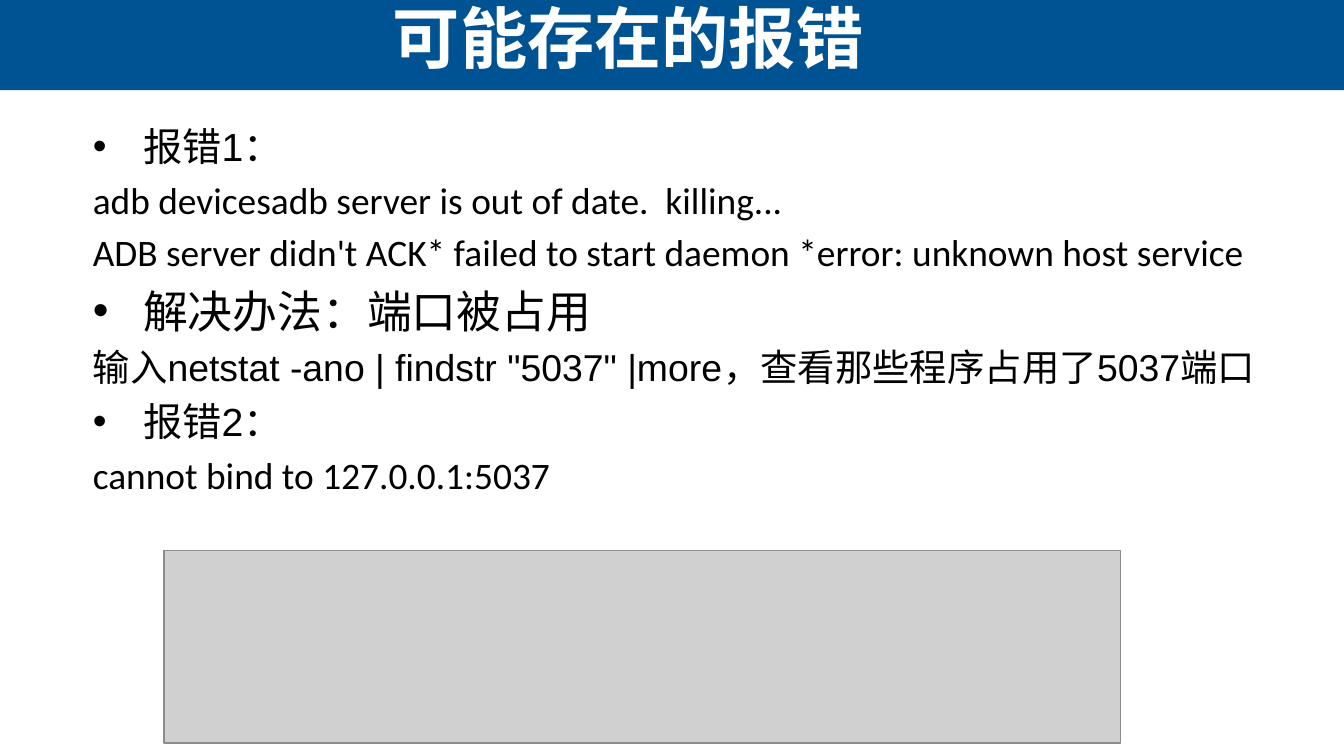
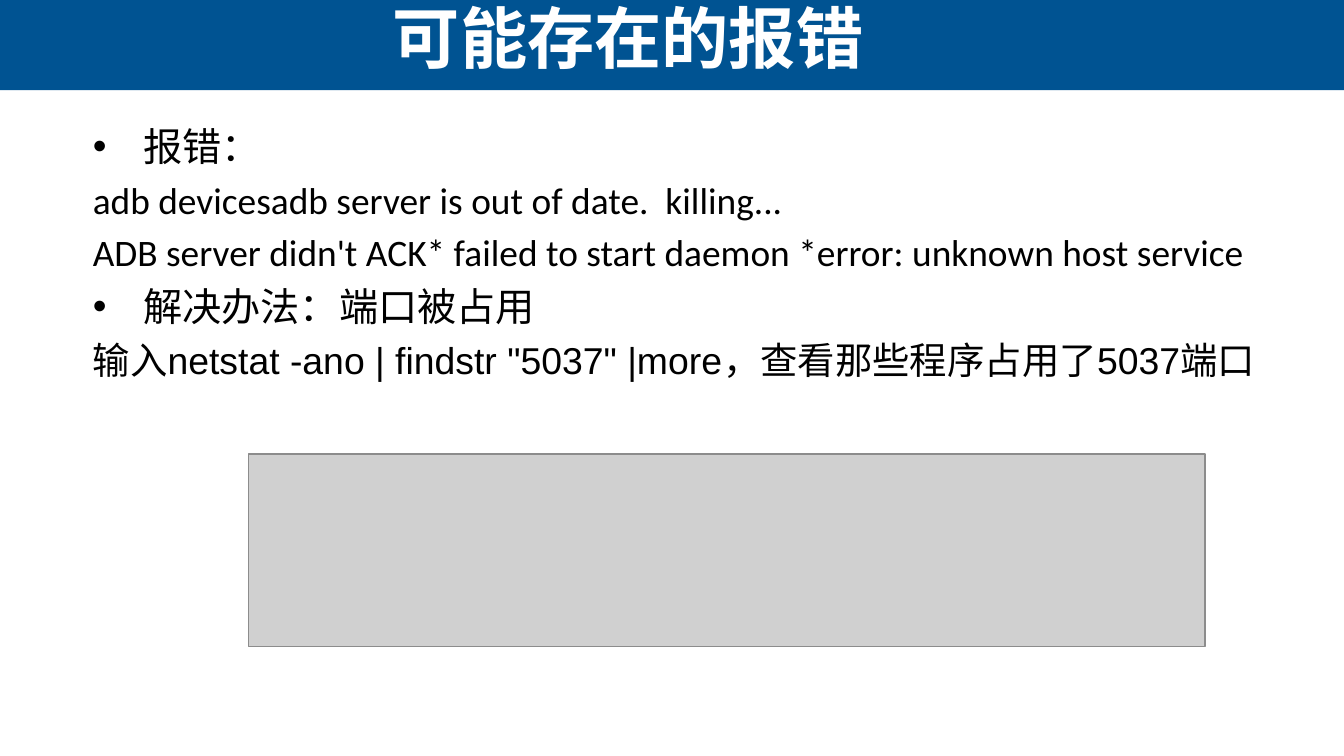
Before and after one commit to lihuanzhen2016/app-testing, a slide deck: slide 9 of PPT/03 ADB命令.pptx. Drawn at 1344x756 pixels with LibreOffice and Linux fonts; fonts in the diff are those of the drawing; grey boxes stand for pictures. Boxes give left, top, right and bottom in pixels: in the first picture for what was removed or moved away, otherwise in the second. Text is boxed around its words. In the diff, an @@ line names an element or a change of style, - is before the commit and + after.

```diff
--- a/PPT/03 ADB命令.pptx
+++ b/PPT/03 ADB命令.pptx
@@ text at (143,128,261,164): text changed @@
-• 报错1：
+• 报错：
@@ text at (143,288,535,325): size 24 to 21 pt in "解决办法：端口被占用" @@
@@ text at (93,403,550,490): paragraphs removed @@
-• 报错2：
-cannot bind to 127.0.0.1:5037
@@ picture: place and size @@
-picture at (164,551,1121,743)
+picture at (249,454,1206,646)
```
Also in this commit, not shown: 13 other slides changed, 1 slide added, 1 slide removed, 1 other file.
